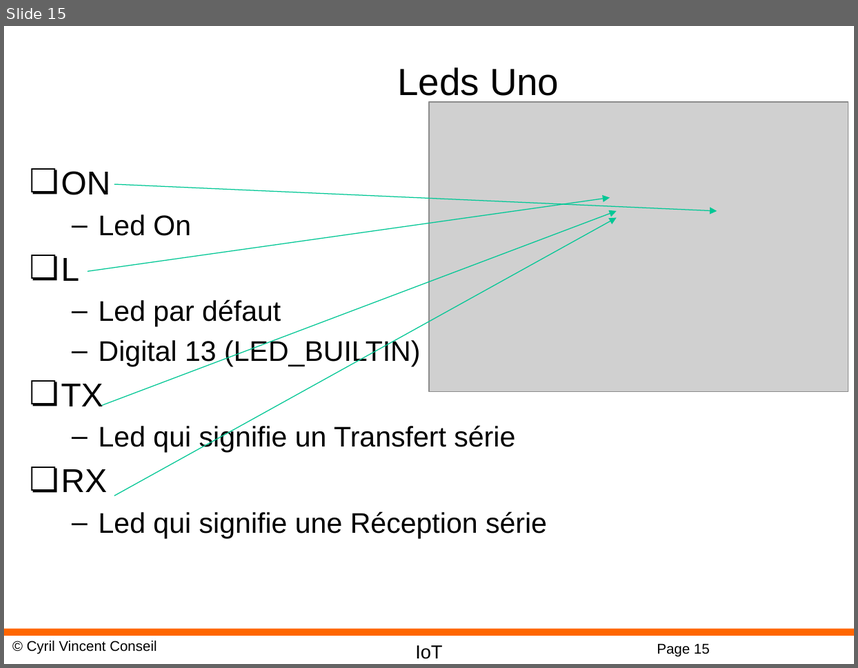
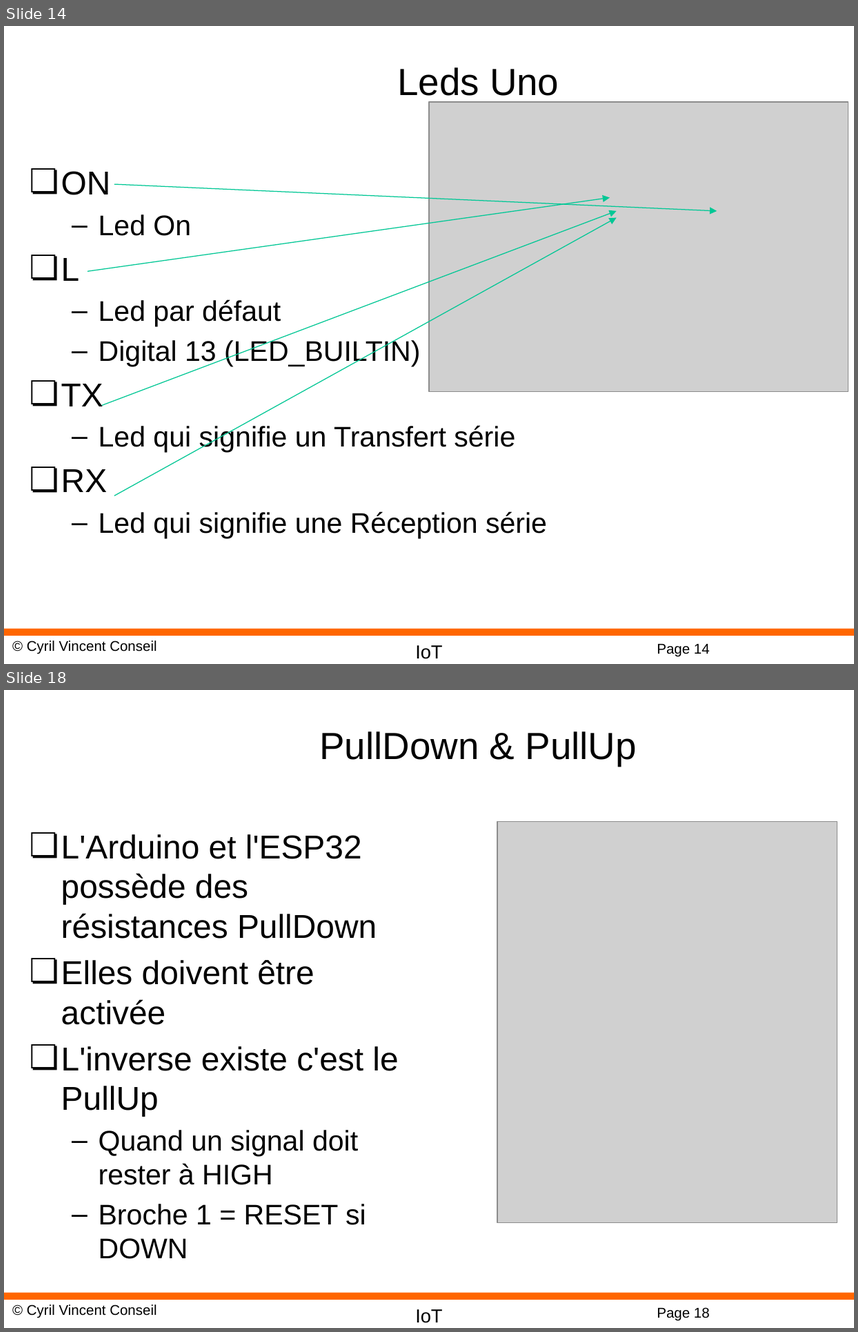
Before and after one commit to cyrilvincent/IoT, a slide deck: ppt/IoT03-ArduinoCabling.pptx. Shown one above the other, each under a label of ours: slide 15 before the commit, slides 14 and 18 after it; the slides between them are not shown. The pictures are 858x668 and 858x1332 pixels, drawn with LibreOffice and Linux fonts; fonts in the diff are those of the drawing; grey boxes stand for pictures; background and template pictures are left out. Boxes give left, top, right and bottom in pixels: in the first picture for what was removed or moved away, otherwise in the second. Text is boxed around its words. In the diff, an @@ line names an element or a change of style, - is before the commit and + after.

```diff
--- a/ppt/IoT03-ArduinoCabling.pptx
+++ b/ppt/IoT03-ArduinoCabling.pptx
@@ slide 18 added at [4, 690, 854, 1328], background #FFFFFF; not listed: 4 template elements that a slide beside it also shows @@
@@ title added at [319, 731, 637, 766], 32 pt, text #000000 @@
+PullDown & PullUp
@@ text added at [61, 834, 398, 1259], 28 pt, text #000000 @@
+❏ L'Arduino et l'ESP32 possède des résistances PullDown
+❏ Elles doivent être activée
+❏ L'inverse existe c'est le PullUp
+  – Quand un signal doit rester à HIGH
+  – Broche 1 = RESET si DOWN
@@ picture added at [497, 822, 837, 1223] @@
@@ what was slide 15 is now slide 14 @@
@@ page number at [657, 644, 710, 657]: text changed @@
-Page 15
+Page 14
```
Also in this commit, not shown: 2 slides changed, 3 other slides added, 1 slide removed, 35 other files.
